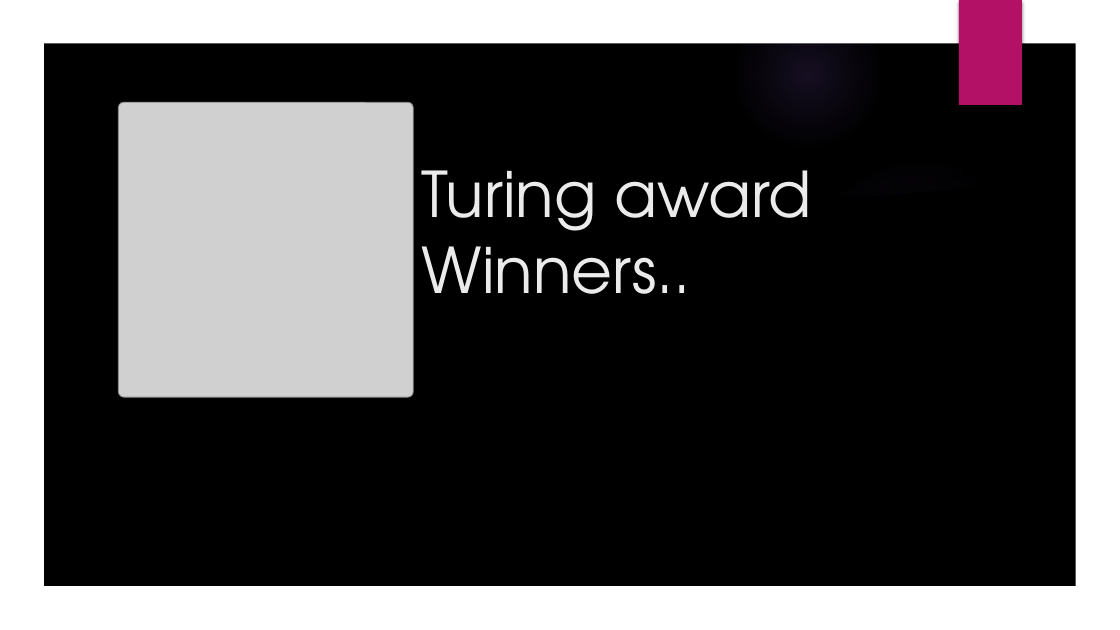
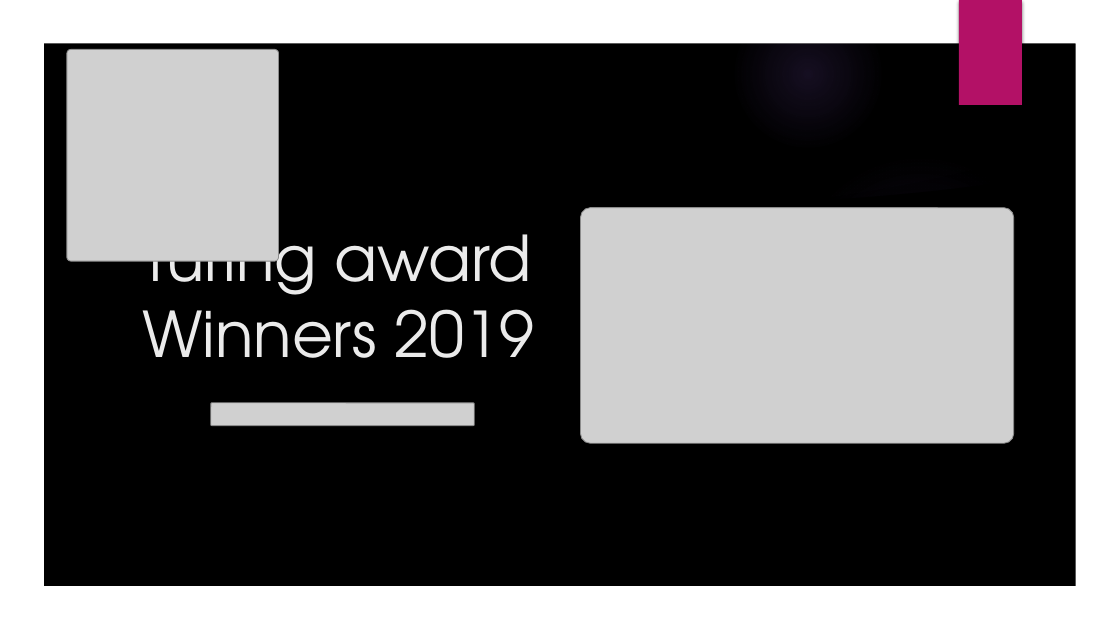
Before and after one commit to GallagherStephen/ResearchMethodsPresentation, a slide deck: slide 2 of Research Methods in Computing Presentation.pptx. Drawn at 1120x630 pixels with LibreOffice and Linux fonts; fonts in the diff are those of the drawing; grey boxes stand for pictures; background and template pictures are left out. Boxes give left, top, right and bottom in pixels: in the first picture for what was removed or moved away, otherwise in the second. Text is boxed around its words. In the diff, an @@ line names an element or a change of style, - is before the commit and + after.

```diff
--- a/Research Methods in Computing Presentation.pptx
+++ b/Research Methods in Computing Presentation.pptx
@@ picture: place and size @@
-picture at box(118, 103, 413, 397)
+picture at box(67, 50, 279, 261)
@@ picture added at box(581, 208, 1014, 443) @@
@@ title at box(142, 215, 534, 358): text changed @@
-Turing award Winners..
+Turing award Winners 2019
@@ picture added at box(211, 403, 475, 426) @@
```
Also in this commit, not shown: 1 other slide changed, 3 slides added, 3 slides removed.
